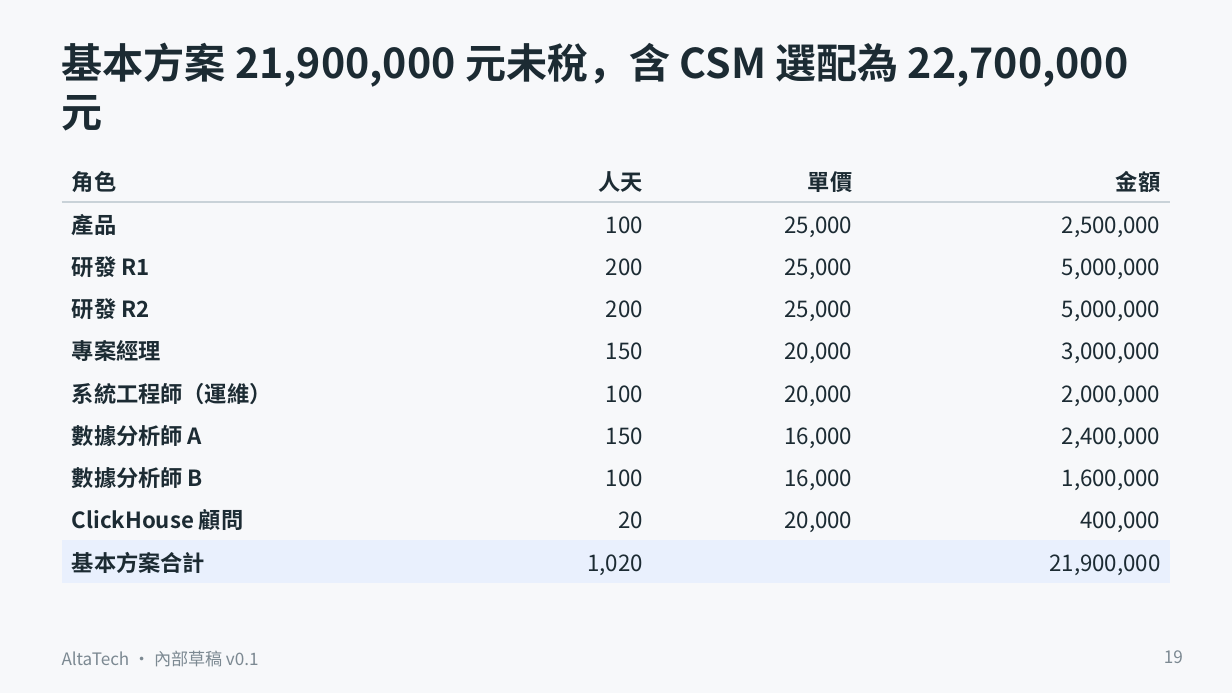
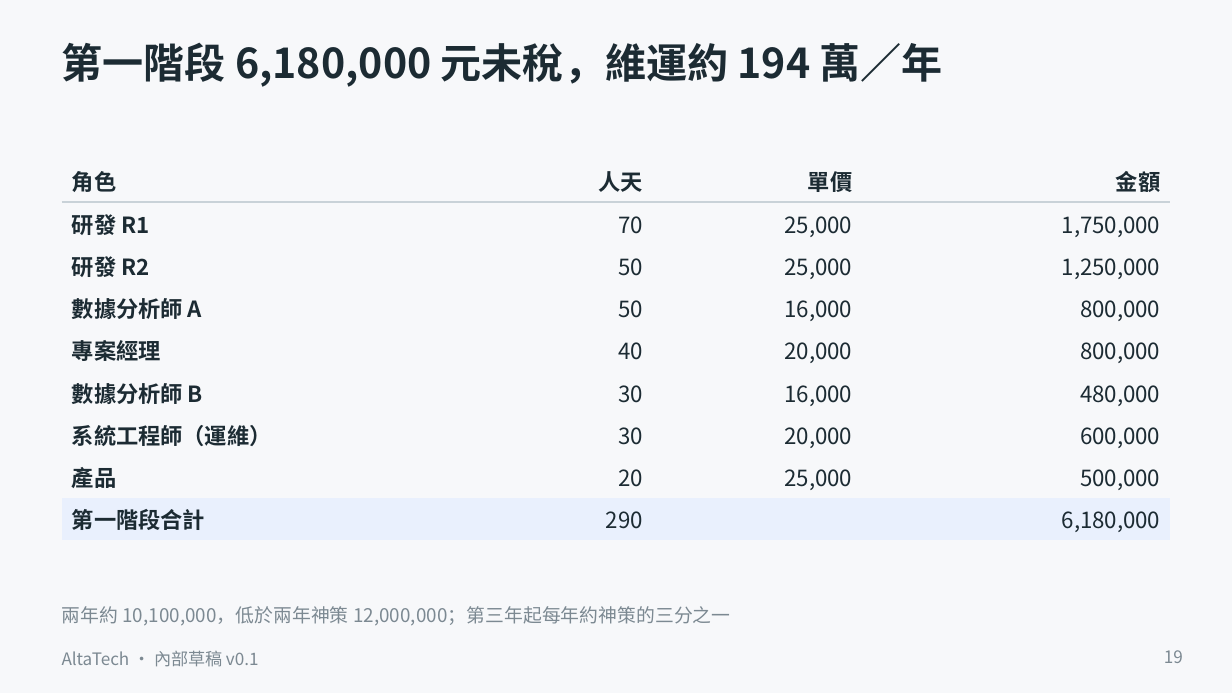
Before and after one commit to ALTA-TECH2025/altatech-dmp, a slide deck: slide 19 of docs/decks/sinopac-dmp-proposal-v0.1.pptx. Drawn at 1232x693 pixels with LibreOffice and Linux fonts; fonts in the diff are those of the drawing. Boxes give left, top, right and bottom in pixels: in the first picture for what was removed or moved away, otherwise in the second. Text is boxed around its words. In the diff, an @@ line names an element or a change of style, - is before the commit and + after.

```diff
--- a/docs/decks/sinopac-dmp-proposal-v0.1.pptx
+++ b/docs/decks/sinopac-dmp-proposal-v0.1.pptx
@@ title at (x1=62, y1=42, x2=943, y2=87): text changed @@
-基本方案 21,900,000 元未稅，含 CSM 選配為 22,700,000 元
+第一階段 6,180,000 元未稅，維運約 194 萬／年
@@ table at (x1=62, y1=160, x2=1170, y2=536) @@
-row 2: 產品 | 100 | 25,000 | 2,500,000
-row 3: 研發 R1 | 200 | 25,000 | 5,000,000
-row 4: 研發 R2 | 200 | 25,000 | 5,000,000
-row 5: 專案經理 | 150 | 20,000 | 3,000,000
-row 6: 系統工程師（運維） | 100 | 20,000 | 2,000,000
-row 7: 數據分析師 A | 150 | 16,000 | 2,400,000
-row 8: 數據分析師 B | 100 | 16,000 | 1,600,000
-row 9: ClickHouse 顧問 | 20 | 20,000 | 400,000
-row 10: 基本方案合計 | 1,020 |  | 21,900,000
+row 2: 研發 R1 | 70 | 25,000 | 1,750,000
+row 3: 研發 R2 | 50 | 25,000 | 1,250,000
+row 4: 數據分析師 A | 50 | 16,000 | 800,000
+row 5: 專案經理 | 40 | 20,000 | 800,000
+row 6: 數據分析師 B | 30 | 16,000 | 480,000
+row 7: 系統工程師（運維） | 30 | 20,000 | 600,000
+row 8: 產品 | 20 | 25,000 | 500,000
+row 9: 第一階段合計 | 290 |  | 6,180,000
@@ text added at (x1=62, y1=606, x2=730, y2=625), 11 pt, text #7C8992 @@
+兩年約 10,100,000，低於兩年神策 12,000,000；第三年起每年約神策的三分之一
```
Also in this commit, not shown: 1 other slide changed, 1 slide added, 1 slide removed, 2 other files.
